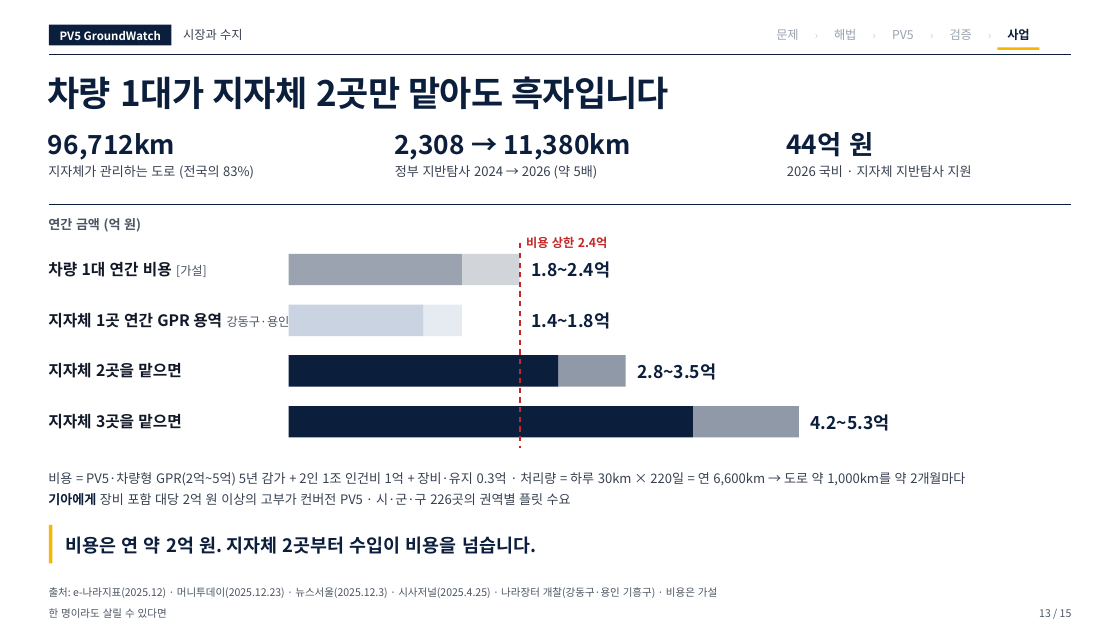
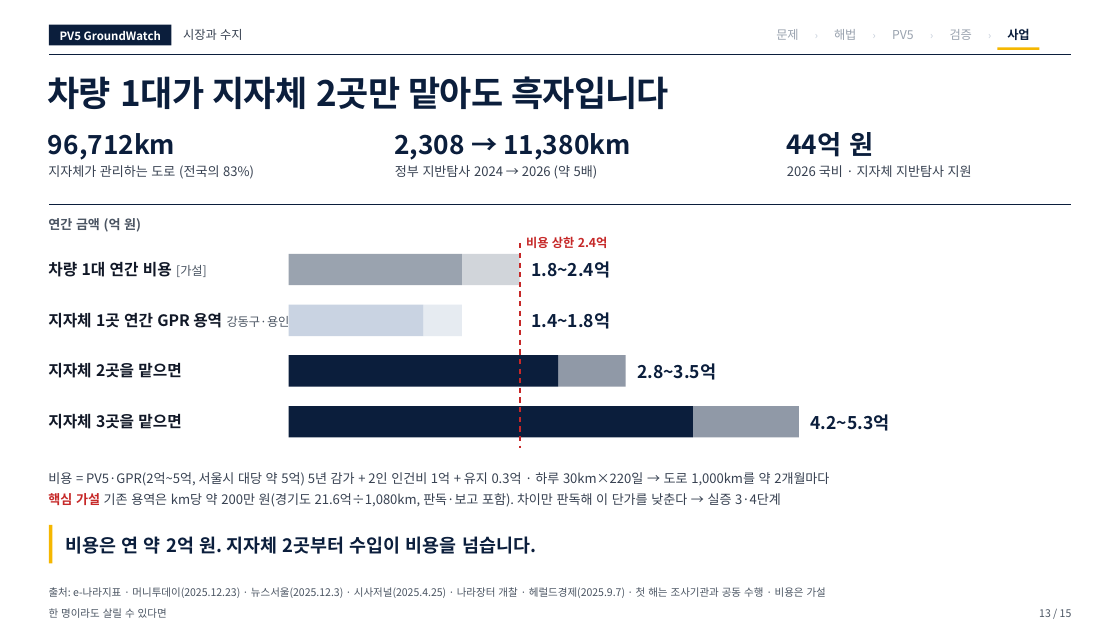
Before and after one commit to woojin-choe/pv5-hose-lab, a slide deck: slide 13 of ppt_all/PV5_GroundWatch_10_22.pptx. Drawn at 1120x630 pixels with LibreOffice and Linux fonts; fonts in the diff are those of the drawing. Boxes give left, top, right and bottom in pixels: in the first picture for what was removed or moved away, otherwise in the second. Text is boxed around its words. In the diff, an @@ line names an element or a change of style, - is before the commit and + after.

```diff
--- a/ppt_all/PV5_GroundWatch_10_22.pptx
+++ b/ppt_all/PV5_GroundWatch_10_22.pptx
@@ text at (x1=48, y1=472, x2=829, y2=486): text changed @@
-비용 = PV5·차량형 GPR(2억~5억) 5년 감가 + 2인 1조 인건비 1억 + 장비·유지 0.3억 · 처리량 = 하루 30km × 220일 = 연 6,600km → 도로 약 1,000km를 약 2개월마다
+비용 = PV5·GPR(2억~5억, 서울시 대당 약 5억) 5년 감가 + 2인 인건비 1억 + 유지 0.3억 · 하루 30km×220일 → 도로 1,000km를 약 2개월마다
@@ text at (x1=48, y1=493, x2=781, y2=507): text changed @@
-기아에게 장비 포함 대당 2억 원 이상의 고부가 컨버전 PV5 · 시·군·구 226곳의 권역별 플릿 수요
+핵심 가설 기존 용역은 km당 약 200만 원(경기도 21.6억÷1,080km, 판독·보고 포함). 차이만 판독해 이 단가를 낮춘다 → 실증 3·4단계
@@ text at (x1=49, y1=587, x2=826, y2=598): text changed @@
-출처: e-나라지표(2025.12) · 머니투데이(2025.12.23) · 뉴스서울(2025.12.3) · 시사저널(2025.4.25) · 나라장터 개찰(강동구·용인 기흥구) · 비용은 가설
+출처: e-나라지표 · 머니투데이(2025.12.23) · 뉴스서울(2025.12.3) · 시사저널(2025.4.25) · 나라장터 개찰 · 헤럴드경제(2025.9.7) · 첫 해는 조사기관과 공동 수행 · 비용은 가설
```
Also in this commit, not shown: 9 other slides changed, 29 other files.
